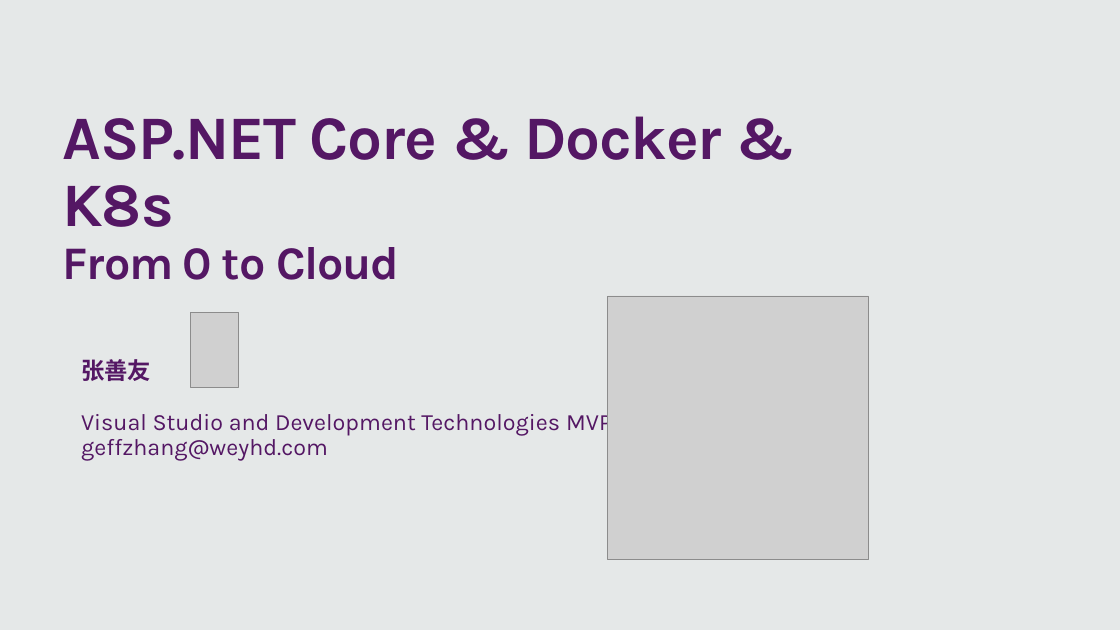
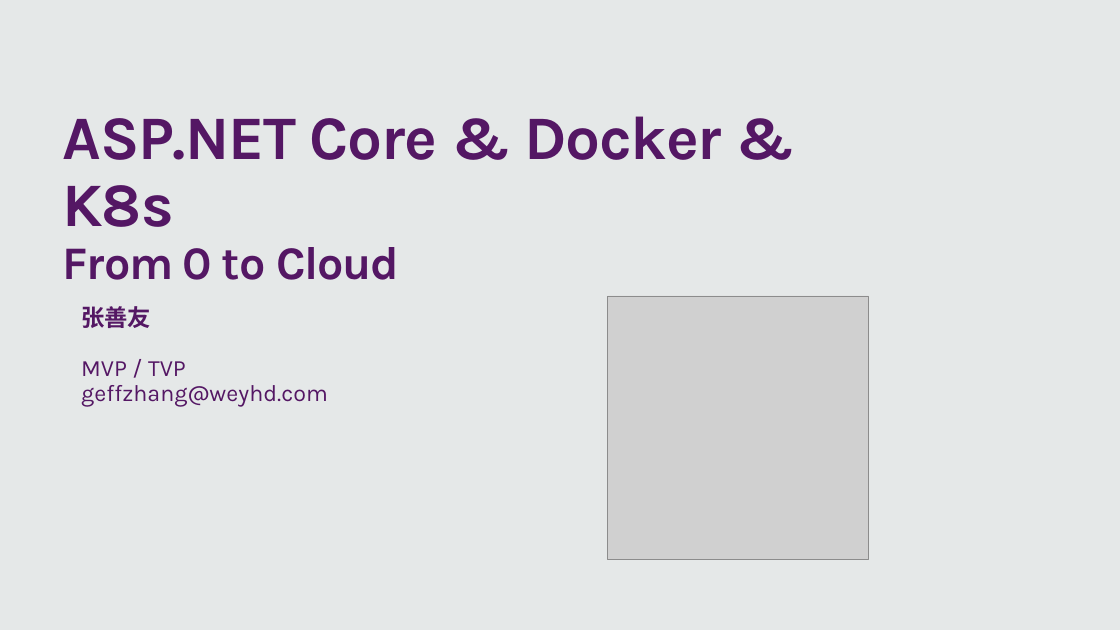
Before and after one commit to geffzhang/DockerStarted, a slide deck: slide 1 of dotnetcoredockerk8s.pptx. Drawn at 1120x630 pixels with LibreOffice and Linux fonts; fonts in the diff are those of the drawing; grey boxes stand for pictures. Boxes give left, top, right and bottom in pixels: in the first picture for what was removed or moved away, otherwise in the second. Text is boxed around its words. In the diff, an @@ line names an element or a change of style, - is before the commit and + after.

```diff
--- a/dotnetcoredockerk8s.pptx
+++ b/dotnetcoredockerk8s.pptx
@@ text "张善友": place and size @@
-text "张善友" at (81, 359, 612, 460)
+text "张善友" at (81, 306, 328, 407)
@@ picture removed at (191, 312, 239, 387) @@
@@ text at (81, 361, 186, 376): text changed @@
-Visual Studio and Development Technologies MVP
+MVP / TVP
```
